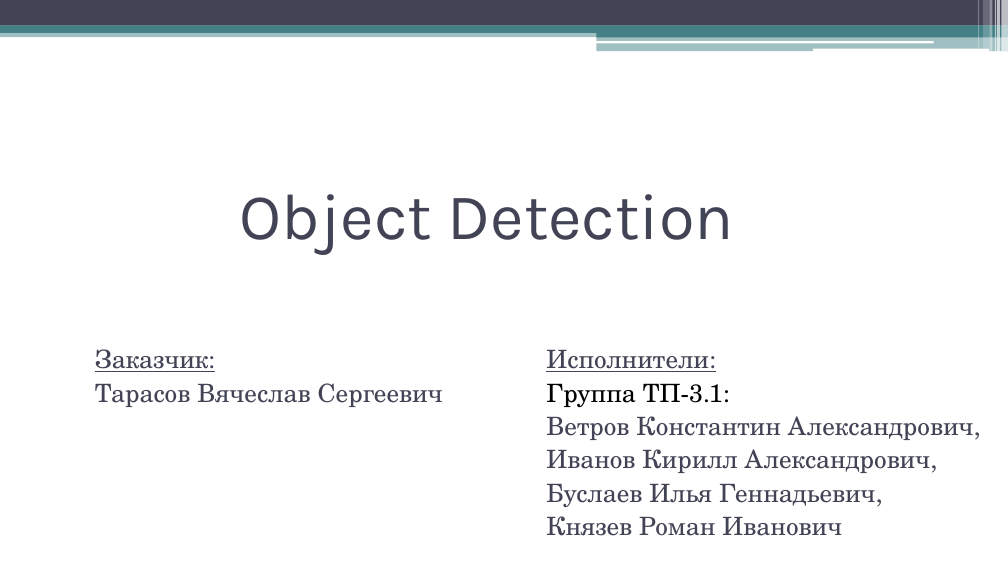
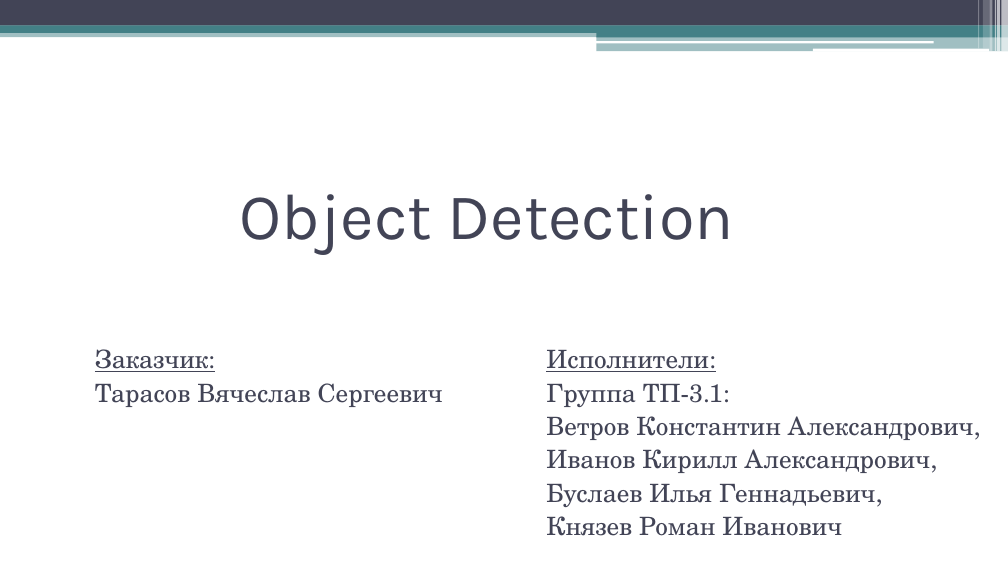
Before and after one commit to phluoroGG/TP_3.1, a slide deck: slide 19 of Документация/Презентация/Презентация.pptx (slide 17 before the commit). Drawn at 1008x567 pixels with LibreOffice and Linux fonts; fonts in the diff are those of the drawing. Boxes give left, top, right and bottom in pixels: in the first picture for what was removed or moved away, otherwise in the second. Text is boxed around its words. In the diff, an @@ line names an element or a change of style, - is before the commit and + after.

```diff
--- a/Документация/Презентация/Презентация.pptx
+++ b/Документация/Презентация/Презентация.pptx
@@ text at (546, 384, 730, 407): text colour #000000 to #424456 in "Группа ТП-3.1:" @@
```
Also in this commit, not shown: 2 other slides changed, 2 slides added, 1 other file.
